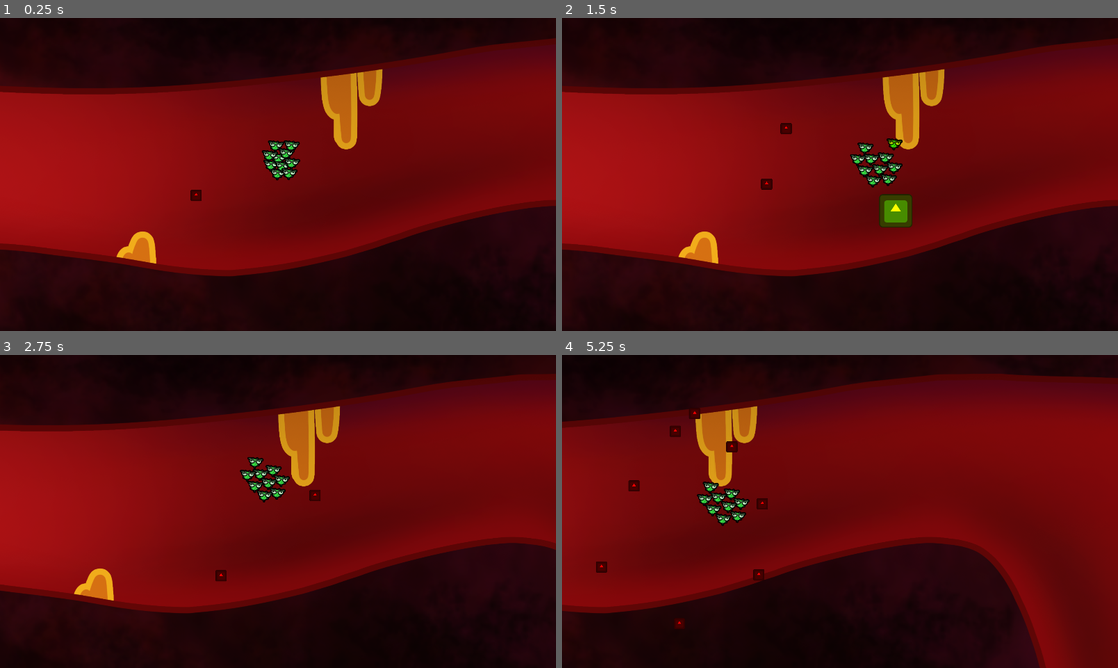
Above: before the commit, frames 1-4 (two rows, left to right).
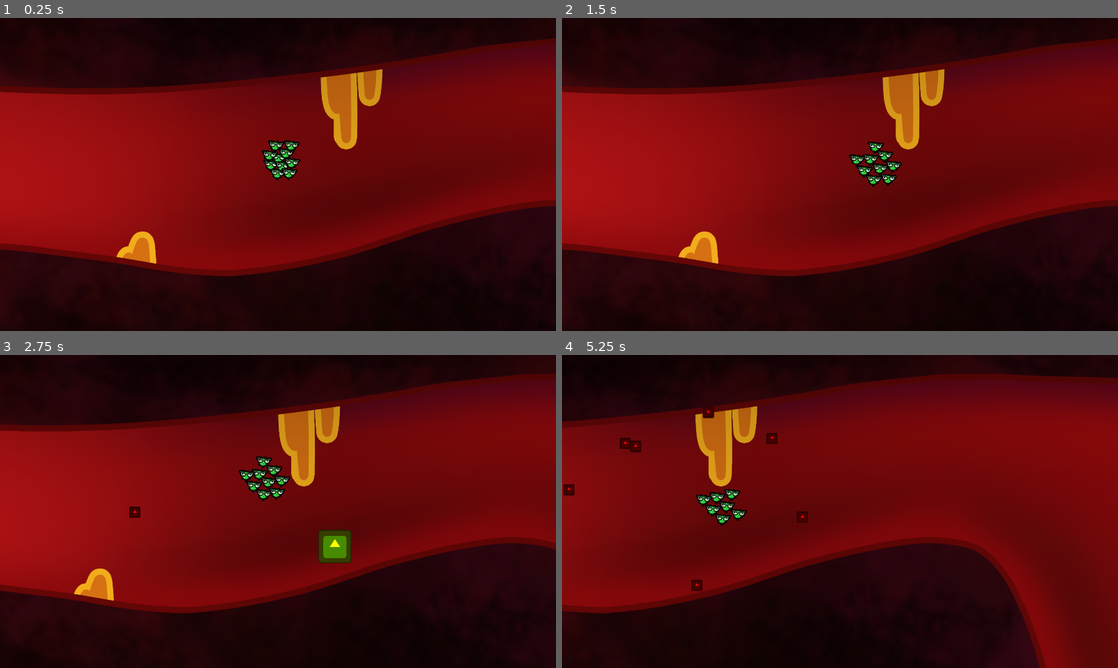
Above: after the commit, the same moments.

Repository: Boris14/GMTKGameJam2024
Game: Godot game, scene res://Scenes/Main.tscn
Same seed, same stepped clock (60 frames per second), same inputs: the game is played once before the commit and once after it. The engine's default icon, where the game draws it, is replaced by a stand-in: a white triangle on a blue panel in a dark square.
Inputs (mouse positions are in pixels of both pictures, inside the frame that each line leads up to):
- Up to frame 1 (0.25 s): no input
- Up to frame 2 (1.5 s): move the mouse to (962, 158) at 0.52 s; click (962, 158) at 0.67 s; move the mouse to (728, 190) at 1.27 s; click (728, 190) at 1.42 s
- Up to frame 3 (2.75 s): move the mouse to (333, 442) at 2.02 s; click (333, 442) at 2.17 s
- Up to frame 4 (5.25 s): move the mouse to (812, 574) at 2.77 s; click (812, 574) at 2.92 s; move the mouse to (1006, 558) at 3.52 s; click (1006, 558) at 3.67 s; move the mouse to (673, 464) at 4.27 s; click (673, 464) at 4.42 s; move the mouse to (867, 511) at 5.02 s; click (867, 511) at 5.17 s

The runs differ from the first frame. In frame 1, less than 0.1% of the frame differs, in the area x 34-37%, y 54-59%; in frame 2, 1.4%; in frame 3, 1.3%; in frame 4, 1.5%, in the area x 0-45%, y 16-88%.

Commit message:
Progress

Diff:
--- a/Scenes/Bacteria.tscn
+++ b/Scenes/Bacteria.tscn
@@ -1,19 +1,21 @@
-[gd_scene load_steps=10 format=3 uid="uid://2am0ed8ir5co"]
+[gd_scene load_steps=12 format=3 uid="uid://2am0ed8ir5co"]
 
 [ext_resource type="Script" path="res://Scripts/Bacteria.gd" id="1_tx7fs"]
 [ext_resource type="PackedScene" uid="uid://nd8dp5ps2alk" path="res://Scenes/Bacterium.tscn" id="2_xf4yk"]
 [ext_resource type="Texture2D" uid="uid://d1tncnbn0mc5v" path="res://Assets/icon.svg" id="3_0ul33"]
-[ext_resource type="AudioStream" uid="uid://dle7ul24ylrn2" path="res://Audio/sfx_character_split_long_01.wav" id="3_1tejb"]
 [ext_resource type="AudioStream" uid="uid://s05sf5jyx3cw" path="res://Audio/sfx_character_split_short_01.wav" id="4_0phlm"]
 [ext_resource type="AudioStream" uid="uid://dd14k7nk2qia2" path="res://Audio/sfx_character_split_short_02.wav" id="5_5u7mv"]
+[ext_resource type="AudioStream" uid="uid://ddi4oa0g6fd4g" path="res://Audio/sfx_character_split_short_03.wav" id="5_44roj"]
+[ext_resource type="AudioStream" uid="uid://yfkvww2tc5np" path="res://Audio/sfx_character_split_short_04.wav" id="6_clh5i"]
 [ext_resource type="AudioStream" uid="uid://ctpguv38ghojs" path="res://Audio/sfx_character_shrink_01.wav" id="6_iy35o"]
+[ext_resource type="AudioStream" uid="uid://klu33d0kdeso" path="res://Audio/sfx_character_split_short_05.wav" id="7_gwny8"]
 [ext_resource type="AudioStream" uid="uid://d2jphtkrdrk03" path="res://Audio/sfx_character_shrink_02.wav" id="7_pwi2v"]
 [ext_resource type="AudioStream" uid="uid://dkitg2637jqn0" path="res://Audio/sfx_character_shrink_03.wav" id="8_ct075"]
 
 [node name="Bacteria" type="Node2D"]
 script = ExtResource("1_tx7fs")
 bacterium_scene = ExtResource("2_xf4yk")
-spawn_sounds = Array[AudioStream]([ExtResource("3_1tejb"), ExtResource("4_0phlm"), ExtResource("5_5u7mv")])
+spawn_sounds = Array[AudioStream]([ExtResource("4_0phlm"), ExtResource("5_5u7mv"), ExtResource("5_44roj"), ExtResource("6_clh5i"), ExtResource("7_gwny8")])
 remove_sounds = Array[AudioStream]([ExtResource("6_iy35o"), ExtResource("7_pwi2v"), ExtResource("8_ct075")])
 
 [node name="BacteriaCenter" type="Sprite2D" parent="."]
--- a/Scenes/Bacterium.tscn
+++ b/Scenes/Bacterium.tscn
@@ -5,6 +5,21 @@
 
 [sub_resource type="CircleShape2D" id="CircleShape2D_7r5fa"]
 radius = 15.0
+
+[sub_resource type="Animation" id="Animation_383mx"]
+length = 0.001
+tracks/0/type = "value"
+tracks/0/imported = false
+tracks/0/enabled = true
+tracks/0/path = NodePath(".:scale")
+tracks/0/interp = 1
+tracks/0/loop_wrap = true
+tracks/0/keys = {
+"times": PackedFloat32Array(0),
+"transitions": PackedFloat32Array(1),
+"update": 0,
+"values": [Vector2(1, 1)]
+}
 
 [sub_resource type="Animation" id="Animation_jq58n"]
 resource_name = "Shrink"
@@ -20,21 +35,6 @@
 "transitions": PackedFloat32Array(1, 1),
 "update": 0,
 "values": [Vector2(1, 1), Vector2(0, 0)]
-}
-
-[sub_resource type="Animation" id="Animation_383mx"]
-length = 0.001
-tracks/0/type = "value"
-tracks/0/imported = false
-tracks/0/enabled = true
-tracks/0/path = NodePath(".:scale")
-tracks/0/interp = 1
-tracks/0/loop_wrap = true
-tracks/0/keys = {
-"times": PackedFloat32Array(0),
-"transitions": PackedFloat32Array(1),
-"update": 0,
-"values": [Vector2(1, 1)]
 }
 
 [sub_resource type="AnimationLibrary" id="AnimationLibrary_548fd"]
--- a/Scenes/Main.tscn
+++ b/Scenes/Main.tscn
@@ -15,6 +15,7 @@
 [ext_resource type="Texture2D" uid="uid://bd60wqaro2p2y" path="res://Assets/first map/tile 9.png" id="11_ui88e"]
 [ext_resource type="AudioStream" uid="uid://b0lm467ab888g" path="res://Audio/atm_blood_1.wav" id="14_85iis"]
 [ext_resource type="Script" path="res://Scripts/StickyTraps.gd" id="15_jo04y"]
+[ext_resource type="AudioStream" uid="uid://08qpha8leih1" path="res://Audio/proba_music.wav" id="16_bbv1f"]
 
 [node name="Main" type="Node2D"]
 script = ExtResource("1_w3i5e")
@@ -54,11 +55,11 @@
 texture = ExtResource("8_ud62q")
 
 [node name="Tile7" type="Sprite2D" parent="Background"]
-position = Vector2(6720, 1615)
+position = Vector2(6720, 1616)
 texture = ExtResource("9_bom7c")
 
 [node name="Tile8" type="Sprite2D" parent="Background"]
-position = Vector2(6720, 534)
+position = Vector2(6720, 536)
 texture = ExtResource("10_fa17k")
 
 [node name="Tile9" type="Sprite2D" parent="Background"]
@@ -88,10 +89,6 @@
 
 [node name="EnemySpawner" parent="." instance=ExtResource("3_4guve")]
 
-[node name="BloodSound" type="AudioStreamPlayer" parent="."]
-stream = ExtResource("14_85iis")
-autoplay = true
-
 [node name="Walls" type="StaticBody2D" parent="."]
 top_level = true
 
@@ -101,13 +98,12 @@
 [node name="CollisionPolygon2D2" type="CollisionPolygon2D" parent="Walls"]
 polygon = PackedVector2Array(8, 240, 248, 264, 632, 256, 1056, 208, 1496, 144, 1856, 96, 2112, 88, 2416, 96, 2816, 112, …(529 unchanged characters)…
 
-[node name="StickyTraps" type="StaticBody2D" parent="." groups=["sticky"]]
+[node name="StickyTraps" type="StaticBody2D" parent="." groups=["lethal", "sticky"]]
 top_level = true
 script = ExtResource("15_jo04y")
 
 [node name="CollisionPolygon2D" type="CollisionPolygon2D" parent="StickyTraps"]
 rotation = 0.000446958
-scale = Vector2(1, 1)
 polygon = PackedVector2Array(400, 824, 424, 792, 448, 784, 464, 752, 488, 736, 520, 744, 528, 760, 536, 792, 536, 848)
 
 [node name="CollisionPolygon2D2" type="CollisionPolygon2D" parent="StickyTraps"]
@@ -131,8 +127,15 @@
 [node name="CollisionPolygon2D8" type="CollisionPolygon2D" parent="StickyTraps"]
 polygon = PackedVector2Array(6136, 360, 6160, 472, 6176, 504, 6208, 504, 6224, 504, 6232, 616, 6256, 648, 6288, 648, 6312, 632, 6336, 552, 6336, 464, 6360, 464, 6384, 440, 6384, 272)
 
-[node name="Brain" type="StaticBody2D" parent="."]
+[node name="Brain" type="StaticBody2D" parent="." groups=["sticky", "win"]]
 top_level = true
 
 [node name="CollisionPolygon2D" type="CollisionPolygon2D" parent="Brain"]
 polygon = PackedVector2Array(8976, -8, 8984, 48, 9008, 96, 9032, 120, 9016, 168, 9032, 248, 9072, 312, 9160, 360, 9168, 416, 9224, 480, 9312, 504, 9344, 512, 9368, 568, 9424, 624, 9512, 656, 9600, 680)
+
+[node name="BloodSoundPlayer" type="AudioStreamPlayer" parent="."]
+stream = ExtResource("14_85iis")
+autoplay = true
+
+[node name="MusicPlayer" type="AudioStreamPlayer" parent="."]
+stream = ExtResource("16_bbv1f")
--- a/Scripts/Bacteria.gd
+++ b/Scripts/Bacteria.gd
@@ -13,6 +13,8 @@
 @export var remove_sounds : Array[AudioStream]
 
 @onready var audio_player := $AudioStreamPlayer
+
+var win_method: Callable
 
 signal died
 
@@ -69,6 +71,7 @@
 		if can_spawn(15, point):
 			bacterium.global_position = point
 			bacterium.died.connect(_on_bacterium_died)
+			bacterium.win_method = win_method
 			add_child(bacterium)
 			is_spawned = true
 			play_spawn_sound()
@@ -76,6 +79,7 @@
 
 	if not is_spawned:
 		bacterium.queue_free()
+
 
 func _on_bacterium_died(bacterium: Bacterium):
 	if get_bacteria_count() <= 0:
--- a/Scripts/Bacterium.gd
+++ b/Scripts/Bacterium.gd
@@ -7,9 +7,12 @@
 @export var separation_strength := 15.0
 @export var stick_color : Color = Color.YELLOW
 @export var stick_death_delay := 0.5
+@export var win_delay := 1
 
 @onready var animation := $AnimationPlayer
 @onready var collision := $CollisionShape2D
+
+var win_method : Callable
 
 signal died(bacterium : Bacterium)
 
@@ -31,15 +34,23 @@
 	move_and_slide()
 
 	for i in get_slide_collision_count():
-		var collider = get_slide_collision(i).get_collider()
-		if collider is Node and collider.is_in_group("sticky"):
-			stick_and_die()
+		var body = get_slide_collision(i).get_collider() as Node
+		if body.is_in_group("sticky"):
+			var stick_action: Callable
+			var action_delay := 0
+			if body.is_in_group("lethal"):
+				stick_action = func(): die(true)
+				action_delay = stick_death_delay
+			elif body.is_in_group("win") and win_method.is_valid():
+				stick_action = func(): win_method.call()
+				action_delay = win_delay
+			stick(stick_action, action_delay)
 
-func stick_and_die():
+func stick(action_after: Callable, action_delay: float):
 	curr_max_speed = 0
 	modulate = stick_color
-	await get_tree().create_timer(stick_death_delay).timeout
-	die(true)
+	await get_tree().create_timer(action_delay).timeout
+	action_after.call()
 
 func die(is_killed : bool):
 	is_dead = true
--- a/Scripts/Enemy/EnemySpawner.gd
+++ b/Scripts/Enemy/EnemySpawner.gd
@@ -22,7 +22,7 @@
 }
 var total_spawn_chance: int = 0
 var spawn_timer: float = 0.0
-var time_to_next_spawn: float = 0.0
+var time_to_next_spawn: float = -1.0
 
 func _ready():
 	randomize()
@@ -33,22 +33,30 @@
 
 func _process(delta):
 	spawn_timer += delta
-	if spawn_timer >= time_to_next_spawn:
+	if time_to_next_spawn > 0 and spawn_timer >= time_to_next_spawn:
 		spawn_enemy()
 		spawn_timer = 0.0
 		set_next_spawn_time()
 
+
 func start():
+	set_next_spawn_time()
+
+
+func stop():
 	for child in get_children():
 		if child is Enemy:
 			child.queue_free()
-	set_next_spawn_time()
+	time_to_next_spawn = -1
+	spawn_timer = 0
 
 func set_next_spawn_time():
 	var immunity = Globals.immunity_response
 	var min_time = lerp(0.3, 0.05, immunity / 100.0)
 	var max_time = lerp(0.6, 0.1, immunity / 100.0)
 	time_to_next_spawn = randf_range(min_time, max_time)
+
+
 func spawn_enemy():
 	var spawn_position = get_spawn_position()
 	if spawn_position == null:
--- a/Scripts/Main.gd
+++ b/Scripts/Main.gd
@@ -6,32 +6,47 @@
 @export var camera_marker_detection_radius := 10
 @export var bacteria_scene : PackedScene
 
-@onready var camera = $Camera2D
-@onready var enemy_spawner = $EnemySpawner
+@onready var camera := $Camera2D
+@onready var enemy_spawner := $EnemySpawner
+@onready var music_player := $MusicPlayer
+@onready var enemy_spawm_polygon := $EnemySpawnPolygon
 
 var camera_initial_position : Vector2
 var camera_direction := camera_initial_direction
 var camera_markers : Array[CameraMarker]
 var bacteria : Bacteria
+var has_won := false
 
 func _ready():
 	camera_initial_position = camera.position
 	bacteria = bacteria_scene.instantiate()
 	bacteria.died.connect(_on_bacteria_died)
+	bacteria.win_method = win_game
 	add_child(bacteria)
 	bacteria.z_index = 1
 
 	start_game()
 
 func start_game():
+	has_won = false
+	enemy_spawner.stop()
 	camera.position = camera_initial_position
 	camera_direction = Vector2.ZERO
 	aquire_camera_markers()
 	bacteria.start_bacteria()
 
 	await get_tree().create_timer(start_delay).timeout
+	music_player.play()
 	camera_direction = camera_initial_direction
 	enemy_spawner.start()
+
+func win_game():
+	if has_won:
+		return
+
+	has_won = true
+	print("WON")
+	# Win Pop-up
 
 func _physics_process(delta):
 	camera.position += delta * camera_speed * camera_direction
@@ -54,4 +69,5 @@
 		camera_markers.append(marker)
 
 func _on_bacteria_died():
+	music_player.stop()
 	start_game()
--- a/project.godot
+++ b/project.godot
@@ -29,6 +29,8 @@
 
 bacterium=""
 sticky="A body that stops movement of bacteria"
+lethal="Kills bacteria"
+win="Wins the game if touched"
 
 [rendering]
 
Not shown, added: Audio/proba_music.wav.import
Not shown, added: Audio/sfx_character_split_short_03.wav.import
Not shown, added: Audio/sfx_character_split_short_04.wav.import
Not shown, added: Audio/sfx_character_split_short_05.wav.import
Not shown: 1 places in Scenes/Main.tscn that only renumber resources
Not shown, added: Audio/proba_music.wav
Not shown, added: Audio/sfx_character_split_short_03.wav
Not shown, added: Audio/sfx_character_split_short_04.wav
Not shown, added: Audio/sfx_character_split_short_05.wav
Not shown, added: Scenes/Mai92D2.tmp
Not shown, added: Scenes/MaiA418.tmp
